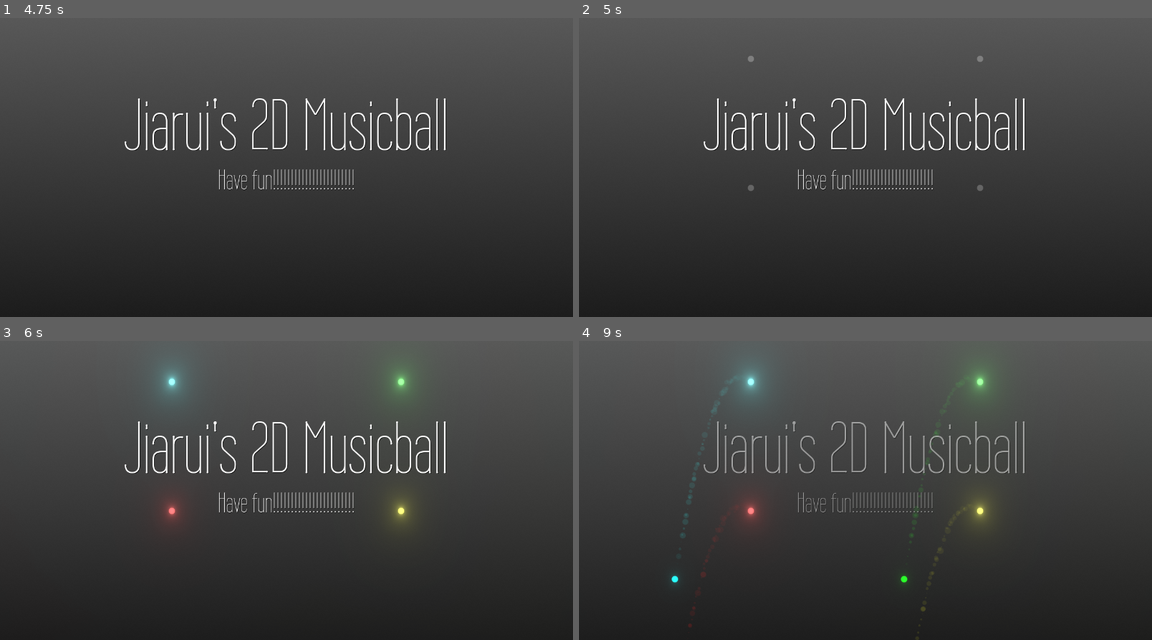
Above: before the commit, frames 1-4 (two rows, left to right).
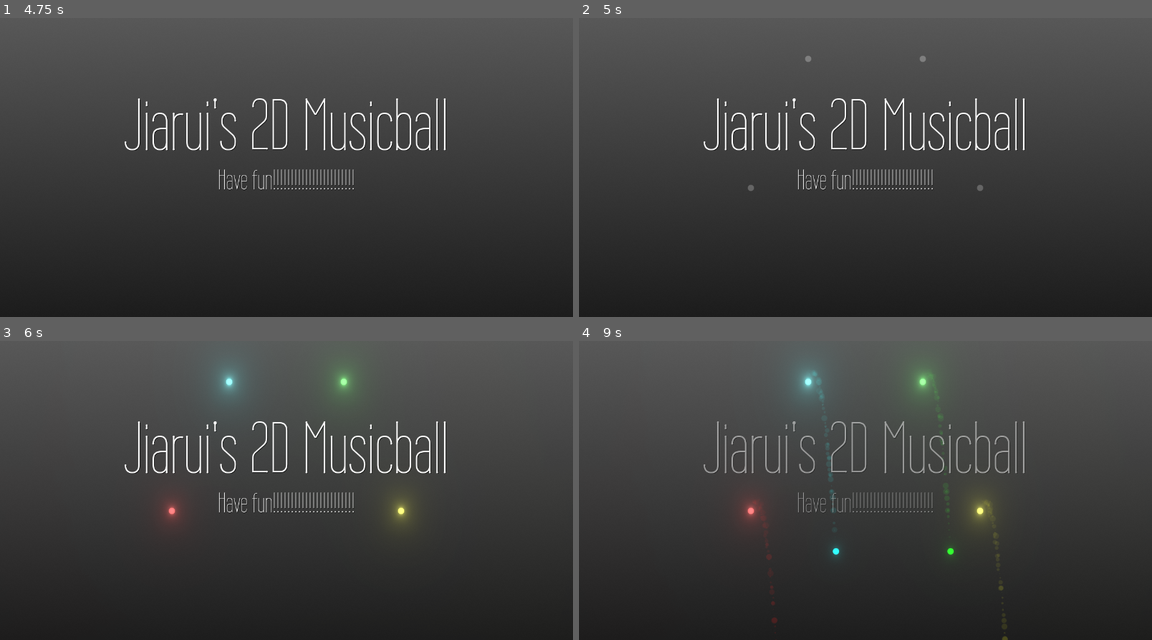
Above: after the commit, the same moments.

Repository: Jiarui-Xu-Gatech/2DmusicBall
Game: Godot game, scene res://main.tscn
Two runs of this game, one before a commit and one after it. Both use one fixed random seed, a clock stepped at 60 frames per second and the inputs below.
Inputs (mouse positions are in pixels of both pictures, inside the frame that each line leads up to):
- Up to frame 1 (4.75 s): move the mouse to (412, 140) at 0.52 s; click (412, 140) at 0.67 s; move the mouse to (412, 140) at 1.27 s; click (412, 140) at 1.42 s; tap Enter at 2, 3.5 s; click (412, 140) at 2.17 s; tap Space at 2.75, 4.25 s; click (412, 140) at 2.92 s; click (412, 140) at 3.67 s; click (412, 140) at 4.42 s
- Up to frame 2 (5 s): no input
- Up to frame 3 (6 s): click (412, 463) at 5.17 s; tap Enter at 5.75 s; click (412, 463) at 5.92 s
- Up to frame 4 (9 s): click (991, 463) at 6.67 s; click (991, 463) at 7.42 s; click (991, 463) at 8.17 s; click (991, 463) at 8.92 s

Frame 1 is identical in both runs. In frame 2, less than 0.1% of the frame differs, in the area x 29-71%, y 12-15%; in frame 3, 1.4%; in frame 4, 1.9%, in the area x 16-75%, y 8-100%.

Commit message:
change position

Diff:
--- a/emitter.gd
+++ b/emitter.gd
@@ -16,7 +16,7 @@
 	var ball_container = get_tree().get_nodes_in_group("ball_container")[0]
 	ball_container.add_child(ball)
 
-	angle += 90
+	angle += 120
 	angle %= 360
 
 
--- a/main.gd
+++ b/main.gd
@@ -10,9 +10,9 @@
 
 	yield(get_tree().create_timer(5), "timeout")
 
-	spawn_emitter("bell", Vector2(0.3, 0.2))
+	spawn_emitter("bell", Vector2(0.4, 0.2))
 	spawn_emitter("kick", Vector2(0.3, 0.6))
-	spawn_emitter("snare", Vector2(0.7, 0.2))
+	spawn_emitter("snare", Vector2(0.6, 0.2))
 	spawn_emitter("laser", Vector2(0.7, 0.6))
 
 
Not shown, removed: .mono/metadata/ide_messaging_meta.txt
